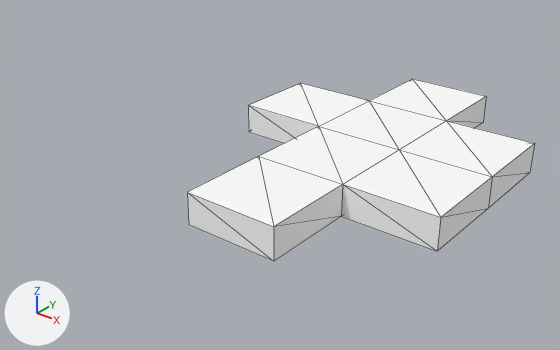
The glTF model blockcraft/clouds/cloud3.gltf: old version first, new version second.
Rendered twice from a camera (50 mm lens) standing at (54.3, -87.9, 42.1) and looking at (-0.3, -19.6, -0.2). The lights are fixed; the arrows at lower left show +X, +Y and +Z. The older version comes first. Mesh edges are drawn as thin lines. Vertices at exactly the same position are counted once.

Script lines for the objects in view, before the commit:
```python
me_cloud3 = bpy.data.meshes.new('cloud3')
me_cloud3.from_pydata(...)  # 30 vertices, 56 faces; spans x -12.0..24.0, y -36.0..12.0, z 0.0..4.0
me_cloud3.materials.append(mat_cloud)  # picture img_cloud_png
ob_cloud3 = bpy.data.objects.new('cloud3', me_cloud3)
ob_cloud3.location = (0.0, 0.0, 0.0)
```
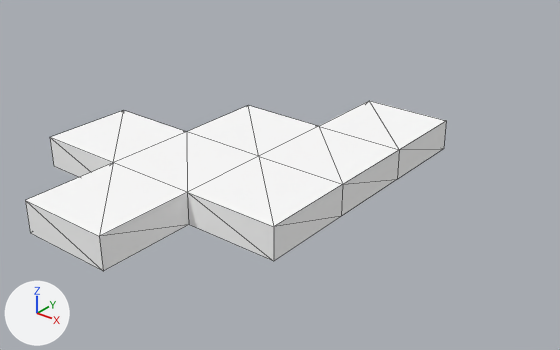
What differs and where, as boxes [x1, y1, x2, y2] in the pictures (560 x 350 px; the box of a moved part takes in the faces that stretch with it):
'cloud3', reshaped (21% wider, 7% shorter)
    before: [187, 79, 535, 261]
    after: [25, 101, 446, 271]
part 1 of me_cloud3, moved or reshaped
    before: [248, 79, 535, 251]
    after: [25, 106, 446, 271]

The change in detail:
me_cloud3 is used by ob_cloud3; location (0.0, 0.0, 0.0).
me_cloud3 had 30 vertices, 56 faces and spanned x -12.0..24.0, y -36.0..12.0, z 0.0..4.0.
me_cloud3 now has 30 vertices, 56 faces and spans x -24.0..12.0, y -48.0..0.0, z 0.0..4.0.
Part 1, on me_cloud3:
12 vertices are removed from x -12.0..24.0, y -24.0..12.0, z 0.0..4.0.
40 faces are deleted.
12 vertices are added at x -24.0..0.0, y -48.0..-24.0, z 0.0..4.0.
40 new faces join them.
